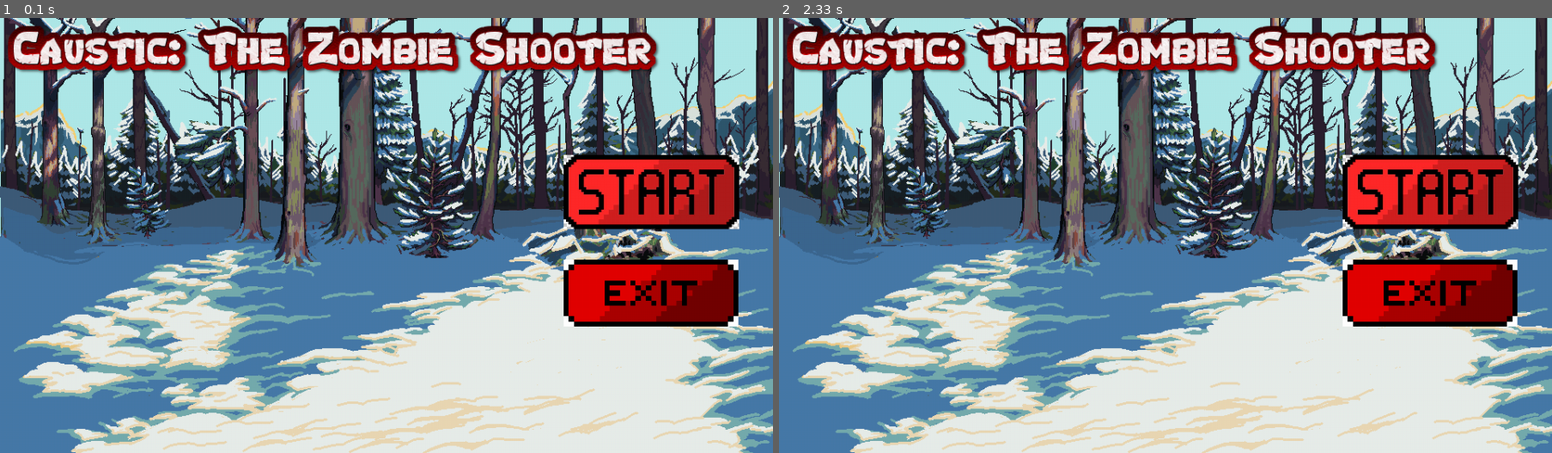
Above: before the commit, frames 1-2 (left to right).
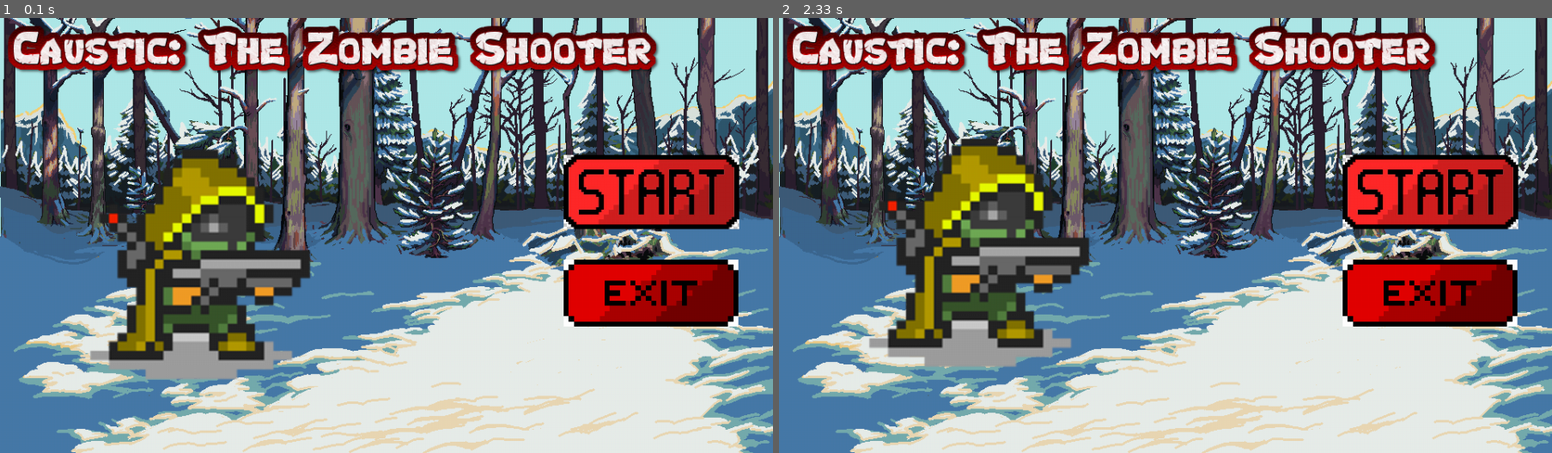
Above: after the commit, the same moments.

Repository: Summry/2515_pygame_project
Game: pygame game, started from game.py
Same seed, same stepped clock (60 frames per second), same inputs: the game is played once before the commit and once after it.
Inputs:
- Up to frame 1 (0.1 s): no input
- Up to frame 2 (2.33 s): no input

The runs differ from the first frame. In frame 1, 9.1% of the frame differs, in the area x 11-41%, y 30-84%; in frame 2, 8.9%.

Commit message:
added player character with movement in the welcome screen

Diff:
--- a/screens/gamescreen.py
+++ b/screens/gamescreen.py
@@ -3,6 +3,7 @@
 from .base import BaseScreen
 from components.player import Player
 from components.zombie import Zombie
+from components.bullet import Bullet
 
 class GameScreen(BaseScreen):
     def __init__(self, *args, **kwargs) -> None:
@@ -13,18 +14,24 @@
         self.move_left = False
         self.move_right = False
         self.gravity = 0.75
+        self.shoot = False
 
         # Create a zombie
         # self.zombie = Zombie(300, 300, speed=0)
 
         # Put all sprites in the group
-        self.sprites = pygame.sprite.Group()
-        self.sprites.add(self.player)
+        self.player_sprite = pygame.sprite.Group()
+        self.player_sprite.add(self.player)
 
     def draw(self):
-        self.player.update_animation()
+        # self.bullet_group.draw(self.window)
+
+        self.player.update()
 
         if self.player.is_alive:
+            # Shoot bullets
+            if self.shoot:
+                self.player.shoot()
             if self.player.in_the_air:
                 # Jump animation
                 self.player.update_action(2)
@@ -40,7 +47,7 @@
         # self.zombie.draw(self.window)
 
     def update(self):
-        self.sprites.update()
+        self.player_sprite.update()
 
     def manage_event(self, event):
         if event.type == pygame.KEYDOWN:
@@ -49,6 +56,8 @@
                 self.move_left = True
             if event.key == pygame.K_RIGHT:
                 self.move_right = True
+            if event.key == pygame.K_SPACE:
+                self.shoot = True
             if event.key == pygame.K_UP and self.player.is_alive:
                 self.player.jump = True
 
@@ -59,3 +68,5 @@
                 self.move_left = False
             if event.key == pygame.K_RIGHT:
                 self.move_right = False
+            if event.key == pygame.K_SPACE:
+                self.shoot = False
--- a/screens/welcomescreen.py
+++ b/screens/welcomescreen.py
@@ -1,6 +1,8 @@
 import pygame
+import os
 from .base import BaseScreen
 from components.button import Button
+
 
 
 class WelcomeScreen(BaseScreen):
@@ -12,6 +14,20 @@
     def __init__(self, *args, **kwargs):
         super().__init__(*args, **kwargs)
         self.sprites = pygame.sprite.Group()
+        self.sprite_animation = []
+        self.animation_index = 0
+        self.update_interval = pygame.time.get_ticks()
+
+
+        num_of_files = len(os.listdir("images/player/stand"))
+
+        for i in range(0, num_of_files):
+            image = pygame.image.load(f"images/player/stand/{i}.png").convert_alpha()
+            image = pygame.transform.scale(image, (int(image.get_width() * 0.5), int(image.get_height() * 0.5)))
+            self.sprite_animation.append(image)
+
+        self.image = self.sprite_animation[self.animation_index]
+
         self.start = Button(pygame.image.load("images/red_start.jpg"), 700, 170, 0.3)
         self.exit = Button(pygame.image.load("images/red_exit.png"), 700, 300, 0.64)
         self.title = pygame.image.load("images/title.png")
@@ -20,11 +36,19 @@
         """drawing welcome screen's surfaces
         """
         self.window.blit(self.title, (0,0))
+        self.window.blit(self.image, (100, 150))
         self.start.draw(self.window)
         self.exit.draw(self.window)
 
     def update(self):
-        pass
+        animation_interval = 100
+        self.image = self.sprite_animation[self.animation_index]
+        if pygame.time.get_ticks() - self.update_interval > animation_interval:
+            self.update_interval = pygame.time.get_ticks()
+            self.animation_index += 1
+
+        if self.animation_index >= len(self.sprite_animation):
+            self.animation_index = 0
 
     def manage_event(self, event):
         """manages the events in welcome screen
